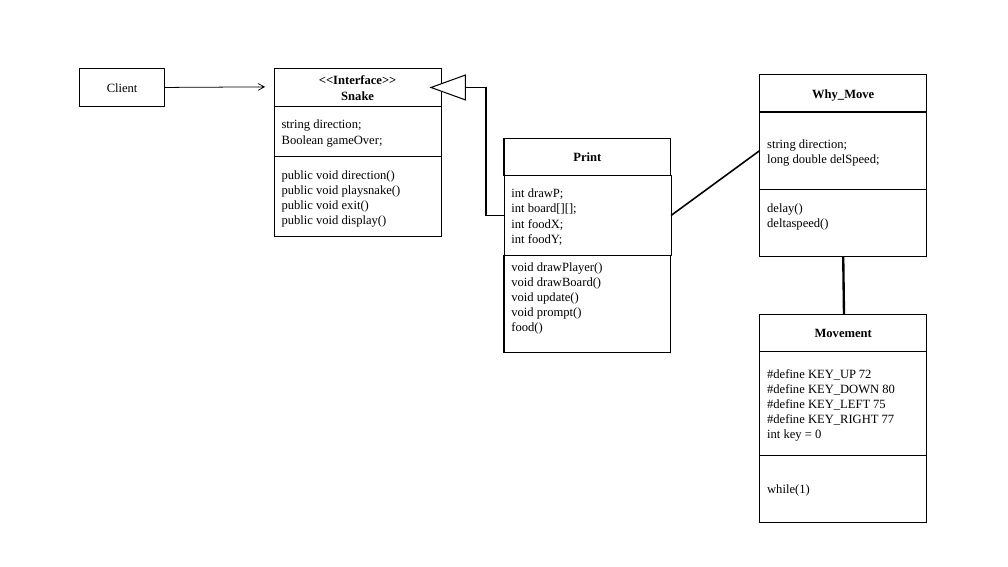
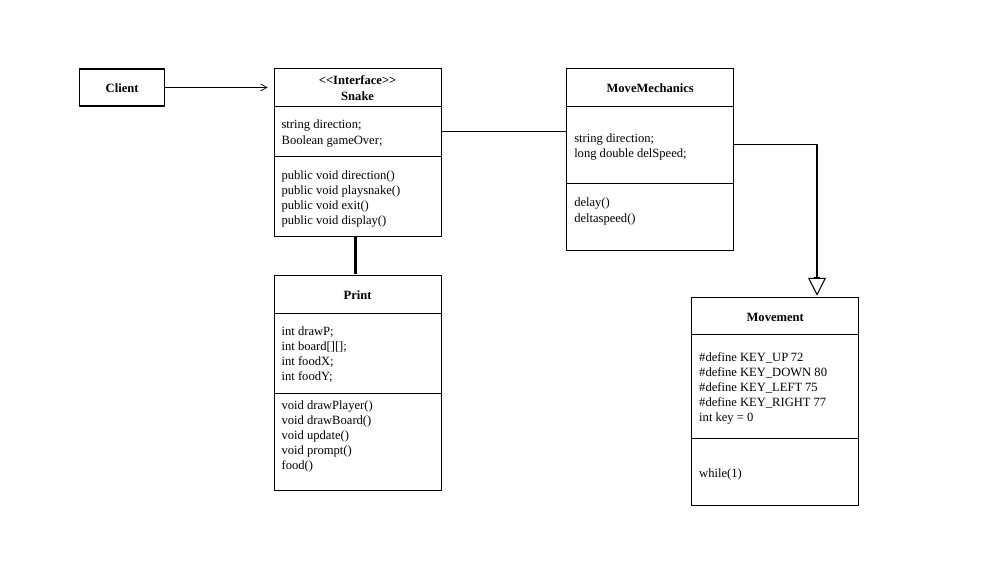
Before and after one commit to ZacharyLloyd/SnakeGame, a slide deck: slide 1 of SnakeGame/Documents/Class_Diagram.pptx. Drawn at 1008x567 pixels with LibreOffice and Linux fonts; fonts in the diff are those of the drawing. Boxes give left, top, right and bottom in pixels: in the first picture for what was removed or moved away, otherwise in the second. Text is boxed around its words. In the diff, an @@ line names an element or a change of style, - is before the commit and + after.

Commit message:
Update Class_Diagram.pptx
Changed the lines

```diff
--- a/SnakeGame/Documents/Class_Diagram.pptx
+++ b/SnakeGame/Documents/Class_Diagram.pptx
@@ rectangle "Client" at (x1=79, y1=69, x2=165, y2=106): bold on; outline #000000 0.75 pt to #000000 1.5 pt @@
@@ triangle removed at (x1=431, y1=75, x2=465, y2=100) @@
@@ elbow arrow removed from (504, 216) to (442, 88) @@
@@ rectangle added at (x1=567, y1=69, x2=734, y2=106), fill #FFFFFF, outline #000000 1 pt, 12 pt, text #000000, bold @@
+MoveMechanics
@@ rectangle removed at (x1=760, y1=75, x2=927, y2=112) @@
-Why_Move
@@ rectangle "string direction;" moved from (x1=760, y1=112, x2=927, y2=189) to (x1=567, y1=106, x2=734, y2=183) @@
@@ line added from (442, 132) to (567, 132), #000000 1 pt @@
@@ elbow arrow added from (734, 144) to (817, 284), #000000 1.25 pt @@
@@ line removed from (760, 150) to (671, 216) @@
@@ rectangle "delay()" moved from (x1=760, y1=189, x2=927, y2=256) to (x1=567, y1=184, x2=734, y2=251) @@
@@ line moved from (843, 256) - (844, 315) to (355, 237) - (355, 274) @@
@@ rectangle "Print" moved from (x1=504, y1=138, x2=671, y2=175) to (x1=274, y1=276, x2=442, y2=313) @@
@@ triangle added at (x1=809, y1=278, x2=826, y2=294), fill #FFFFFF, outline #000000 1 pt @@
@@ outline #000000 0.75 pt to #000000 1 pt in 3 elements at (x1=692, y1=335, x2=859, y2=439), (x1=567, y1=106, x2=734, y2=183), (x1=274, y1=313, x2=442, y2=393) @@
@@ rectangle "int drawP;" moved from (x1=504, y1=175, x2=671, y2=256) to (x1=274, y1=313, x2=442, y2=393) @@
@@ 3 rectangles moved together from (x1=760, y1=315, x2=927, y2=523) to (x1=692, y1=298, x2=859, y2=506) @@
@@ rectangle "void drawPlayer()" moved from (x1=504, y1=256, x2=671, y2=353) to (x1=274, y1=393, x2=442, y2=491) @@
```
